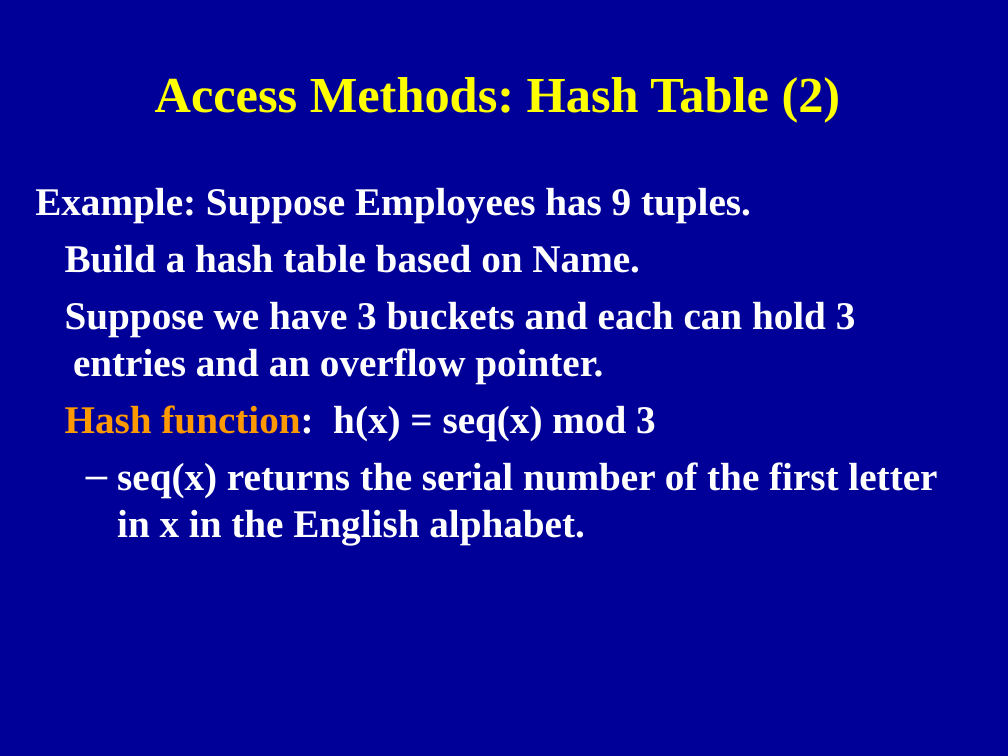
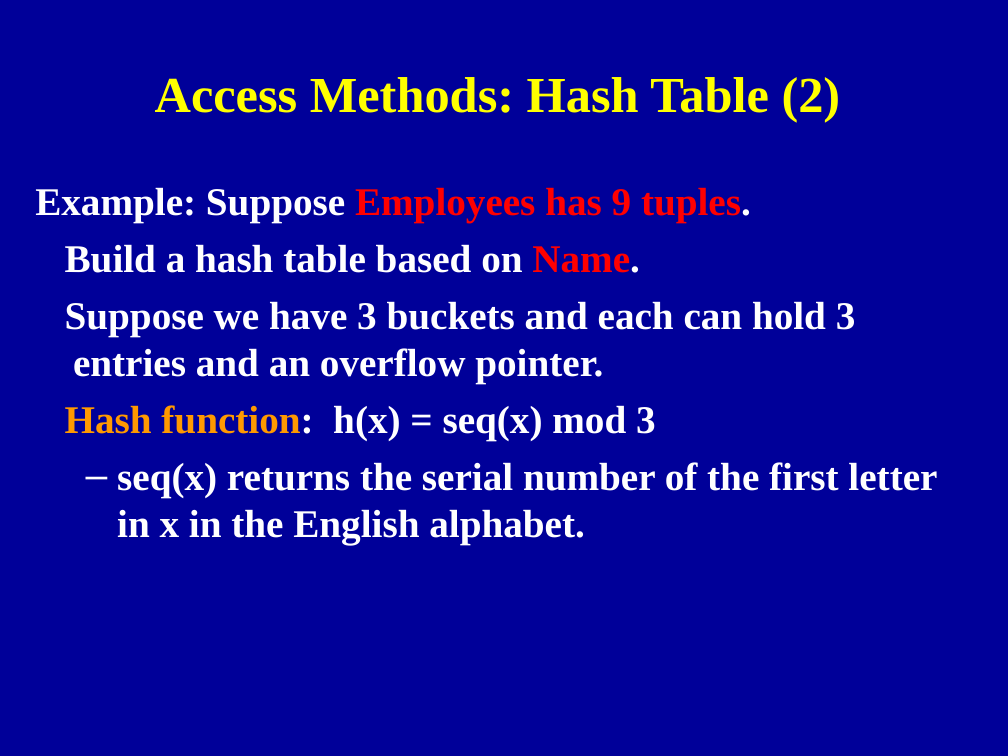
Before and after one commit to WenjunLi2004/SZU-Course, a slide deck: slide 12 of 大三上/数据库系统/PPT/12-INDEX.ppt. Drawn at 1008x756 pixels with LibreOffice and Linux fonts; fonts in the diff are those of the drawing. Boxes give left, top, right and bottom in pixels: in the first picture for what was removed or moved away, otherwise in the second. Text is boxed around its words. In the diff, an @@ line names an element or a change of style, - is before the commit and + after.

```diff
--- a/大三上/数据库系统/PPT/12-INDEX.ppt
+++ b/大三上/数据库系统/PPT/12-INDEX.ppt
@@ text at bbox=[35, 187, 751, 273]: text colour #FFFFFF to #FF0000 in "Employees has 9 tuples.", "Name." @@
```
Also in this commit, not shown: 4 other slides changed, 30 other files.
